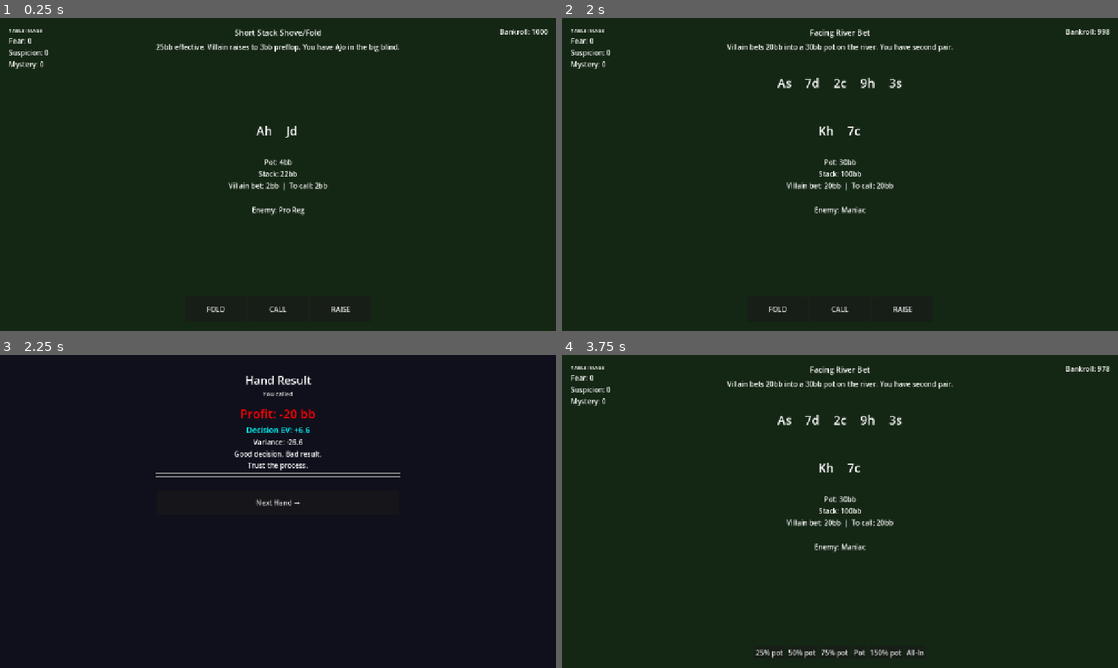
Above: before the commit, frames 1-4 (two rows, left to right).
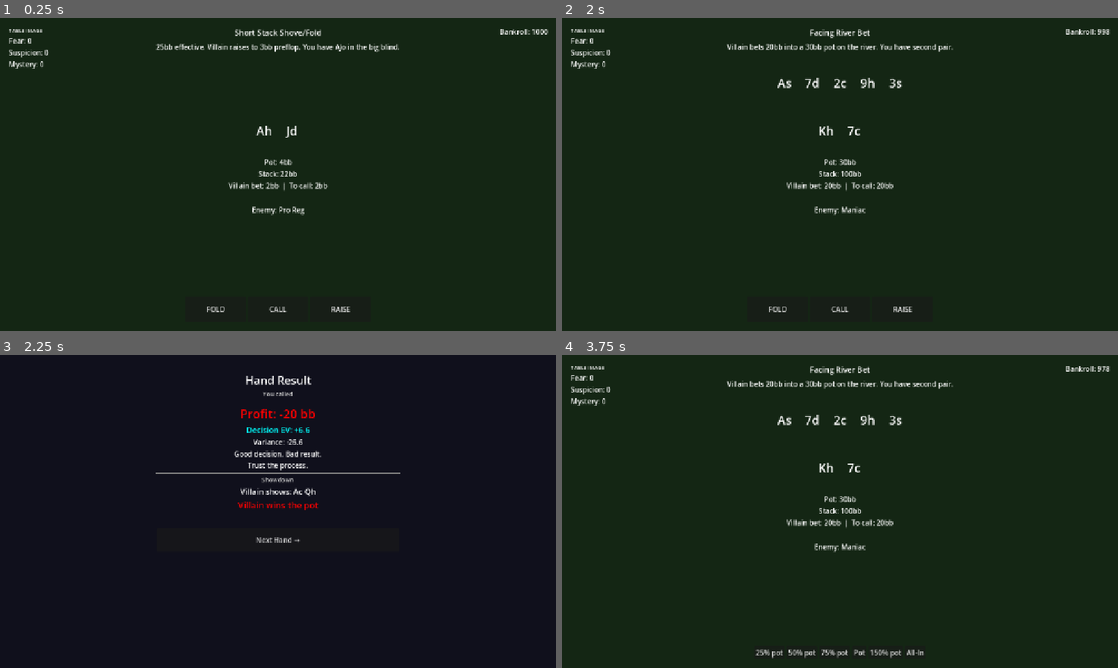
Above: after the commit, the same moments.

Repository: TianzeMYou/GTORoguelike
Game: Godot game, scene res://scenes/ui/Main.tscn
Same seed, same stepped clock (60 frames per second), same inputs: the game is played once before the commit and once after it.
Inputs:
- Up to frame 1 (0.25 s): no input
- Up to frame 2 (2 s): click "FOLD" at 0.5 s; click "Next Hand →" at 1.25 s
- Up to frame 3 (2.25 s): click "CALL" at 2 s
- Up to frame 4 (3.75 s): click "Next Hand →" at 2.75 s; click "RAISE" at 3.5 s

Frames 1-2 are identical in both runs. In frame 3, 0.7% of the frame differs, in the area x 28-72%, y 38-60%; in frame 4, nothing differs.

Commit message:
Add showdown section — show villain hand and win/loss on calldown

Diff:
--- a/scenes/ui/ResultScreen.tscn
+++ b/scenes/ui/ResultScreen.tscn
@@ -103,6 +103,28 @@
 theme_override_font_sizes/font_size = 20
 text = ""
 
+[node name="ShowdownSection" type="VBoxContainer" parent="Panel"]
+name = "ShowdownSection"
+visible = false
+
+[node name="ShowdownTitle" type="Label" parent="Panel/ShowdownSection"]
+horizontal_alignment = 1
+theme_override_font_sizes/font_size = 14
+modulate = Color(0.8, 0.8, 0.8, 1)
+text = "Showdown"
+
+[node name="VillainHandLabel" type="Label" parent="Panel/ShowdownSection"]
+name = "VillainHandLabel"
+horizontal_alignment = 1
+theme_override_font_sizes/font_size = 18
+text = ""
+
+[node name="ShowdownResultLabel" type="Label" parent="Panel/ShowdownSection"]
+name = "ShowdownResultLabel"
+horizontal_alignment = 1
+theme_override_font_sizes/font_size = 20
+text = ""
+
 [node name="Divider2" type="HSeparator" parent="Panel"]
 
 [node name="ImageDeltaLabel" type="Label" parent="Panel"]
--- a/scripts/core/HandEngine.gd
+++ b/scripts/core/HandEngine.gd
@@ -39,9 +39,11 @@
 	var villain_bet = _current_spot.get("villain_bet", 0)
 	var to_call = _current_spot.get("amount_to_call", villain_bet)
 	var equity = _current_spot.get("equity", 0.5)
-	# EV(call) = equity × (pot + villain_bet + to_call) - to_call
 	result.ev = equity * (pot + villain_bet + to_call) - to_call
-	result.profit = pot + villain_bet if randf() < equity else -to_call
+	result.player_wins = randf() < equity
+	result.profit = pot + villain_bet if result.player_wins else -to_call
+	result.showdown = true
+	result.villain_hand = _current_spot.get("villain_hand", [])
 	emit_signal("hand_resolved", result)
 
 func _resolve_bet(sizing: float) -> void:
@@ -70,9 +72,13 @@
 	result.ev = fold_pct * pot + call_pct * (equity * (pot + 2.0 * sizing) - sizing)
 
 	if enemy_calls:
-		result.profit = pot + sizing if randf() < equity else -sizing
+		result.player_wins = randf() < equity
+		result.profit = pot + sizing if result.player_wins else -sizing
+		result.showdown = true
+		result.villain_hand = _current_spot.get("villain_hand", [])
 	else:
 		result.profit = pot
+		result.showdown = false
 
 	emit_signal("hand_resolved", result)
 
@@ -135,6 +141,9 @@
 	var base_fold_pct: float = 0.0
 	var modifiers: Array = []
 	var roll: int = 0
+	var showdown: bool = false
+	var player_wins: bool = false
+	var villain_hand: Array = []
 
 	func variance() -> float:
 		return profit - ev
--- a/scripts/core/ScriptedSpots.gd
+++ b/scripts/core/ScriptedSpots.gd
@@ -10,13 +10,14 @@
 		"situation": "Checked to you on the river. Villain's range is capped.",
 		"action_type": "bet",
 		"player_hand": ["7h", "6h"],
+		"villain_hand": ["Qd", "Jc"],  # top of villain's capped range
 		"board": ["Ah", "Kd", "7c", "3s", "2d"],
 		"pot": 40,
 		"player_stack": 140,
 		"enemy_stack": 140,
 		"amount_to_call": 0,
 		"base_call_pct": 45.0,
-		"equity": 0.08,  # missed draw — almost never wins at showdown
+		"equity": 0.08,
 		"enemy_trait": {"name": "Scared Money", "fold_mod": 10.0, "call_mod": 0.0},
 		"ev_check": -8.0,
 	},
@@ -26,13 +27,14 @@
 		"situation": "Checked to you on the river. You have top pair top kicker.",
 		"action_type": "bet",
 		"player_hand": ["Ah", "Kc"],
+		"villain_hand": ["9d", "9h"],  # middle set — villain has a strong hand too
 		"board": ["As", "7d", "2c", "9h", "3s"],
 		"pot": 30,
 		"player_stack": 100,
 		"enemy_stack": 100,
 		"amount_to_call": 0,
 		"base_call_pct": 55.0,
-		"equity": 0.82,  # top pair top kicker — strong favourite
+		"equity": 0.82,
 		"enemy_trait": {"name": "Calling Station", "fold_mod": 0.0, "call_mod": 15.0},
 		"ev_check": 2.0,
 	},
@@ -42,6 +44,7 @@
 		"situation": "Villain bets 20bb into a 30bb pot on the river. You have second pair.",
 		"action_type": "call",
 		"player_hand": ["Kh", "7c"],
+		"villain_hand": ["Ac", "Qh"],  # villain has top pair — often bluffing range too
 		"board": ["As", "7d", "2c", "9h", "3s"],
 		"pot": 30,
 		"villain_bet": 20,
@@ -49,7 +52,7 @@
 		"enemy_stack": 100,
 		"amount_to_call": 20,
 		"base_call_pct": 50.0,
-		"equity": 0.38,  # second pair vs polarised range
+		"equity": 0.38,
 		"enemy_trait": {"name": "Maniac", "fold_mod": 0.0, "call_mod": 0.0},
 		"ev_fold": -5.0,
 		"ev_raise_fold": 12.0,
@@ -62,6 +65,7 @@
 		"situation": "Villain continuation bets 15bb into a 20bb pot on the turn. You have a flush draw.",
 		"action_type": "call",
 		"player_hand": ["Jh", "9h"],
+		"villain_hand": ["Ac", "Kd"],  # villain has top pair, no flush draw
 		"board": ["Ah", "6h", "3c", "Kd"],
 		"pot": 20,
 		"villain_bet": 15,
@@ -69,7 +73,7 @@
 		"enemy_stack": 80,
 		"amount_to_call": 15,
 		"base_call_pct": 50.0,
-		"equity": 0.36,  # flush draw ~36% equity on turn
+		"equity": 0.36,
 		"enemy_trait": {"name": "Pro Reg", "fold_mod": 0.0, "call_mod": 0.0},
 		"ev_fold": -6.0,
 		"ev_raise_fold": 14.0,
@@ -82,6 +86,7 @@
 		"situation": "25bb effective. Villain raises to 3bb preflop. You have AJo in the big blind.",
 		"action_type": "call",
 		"player_hand": ["Ah", "Jd"],
+		"villain_hand": ["Kc", "Qs"],  # villain has KQo — AJ is ahead
 		"board": [],
 		"pot": 4,
 		"villain_bet": 2,
@@ -89,7 +94,7 @@
 		"enemy_stack": 25,
 		"amount_to_call": 2,
 		"base_call_pct": 40.0,
-		"equity": 0.55,  # AJo slight favourite vs villain's open range
+		"equity": 0.55,
 		"enemy_trait": {"name": "Pro Reg", "fold_mod": 0.0, "call_mod": 0.0},
 		"ev_fold": -1.0,
 		"ev_raise_fold": 8.0,
--- a/scripts/ui/ResultScreen.gd
+++ b/scripts/ui/ResultScreen.gd
@@ -32,6 +32,15 @@
 	elif result.action_taken == "fold":
 		$Panel/ActionLabel.text = "You folded"
 		$Panel/EnemySection.visible = false
+
+	if result.showdown:
+		var villain_cards = " ".join(result.villain_hand) if result.villain_hand.size() > 0 else "?? ??"
+		$Panel/ShowdownSection/VillainHandLabel.text = "Villain shows: %s" % villain_cards
+		$Panel/ShowdownSection/ShowdownResultLabel.text = "You win the pot" if result.player_wins else "Villain wins the pot"
+		$Panel/ShowdownSection/ShowdownResultLabel.modulate = Color.GREEN if result.player_wins else Color.RED
+		$Panel/ShowdownSection.visible = true
+	else:
+		$Panel/ShowdownSection.visible = false
 
 	# Muck/show only after winning a bet without showdown
 	if result.action_taken == "bet" and not result.enemy_called:
